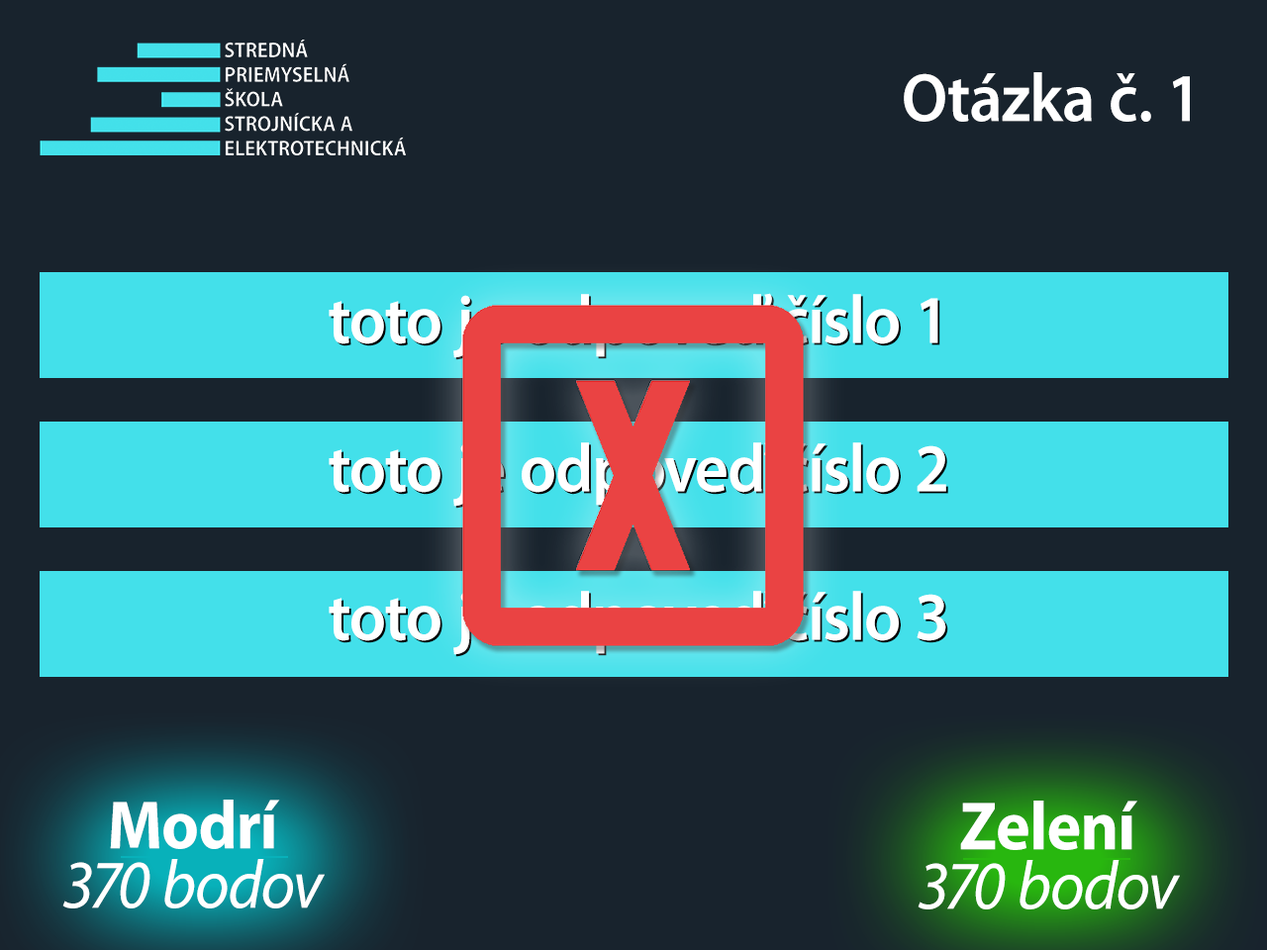
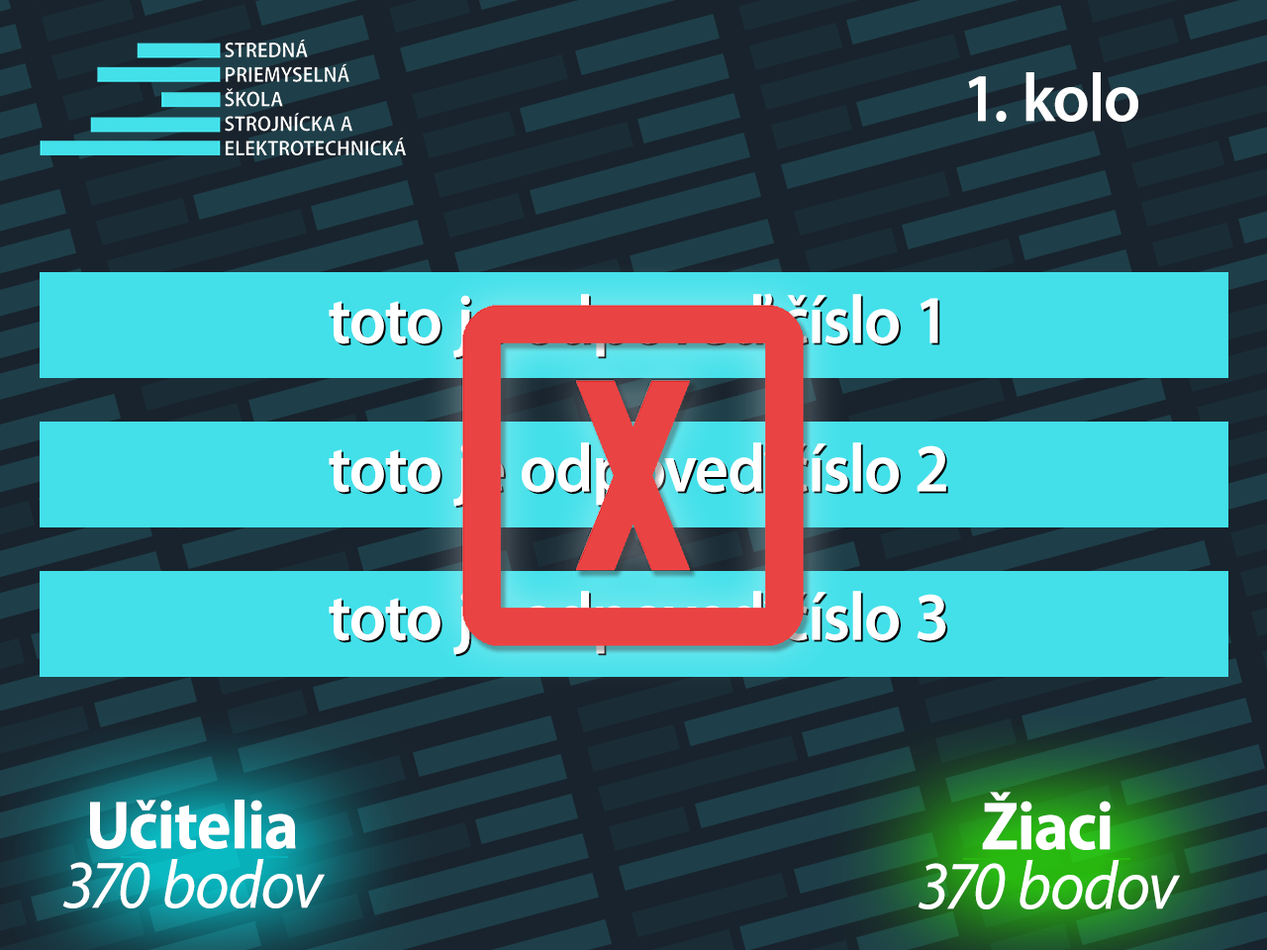
The second 1267×950 image is a revision of the first. Changes to its layers:
added group "Group 4 copy" with 305 layers above "Rectangle 1" over [0, 0, 1267, 950]
added group "Group 3 copy 4" with 60 layers in group "Group 4 copy" over [1086, 0, 1267, 670]
added group "Group 3 copy 3" with 60 layers in group "Group 4 copy" over [738, 0, 1267, 950]
added group "Group 2 copy 4" (2nd of 5, in "Group 4 copy" › "Group 3 copy 3") with 9 layers in group "Group 3 copy 3" over [903, 540, 1252, 803]
added group "Group 2 copy 3" (2nd of 5, in "Group 4 copy" › "Group 3 copy 3") with 9 layers in group "Group 3 copy 3" over [848, 378, 1198, 571]
added group "Group 2 copy 2" (2nd of 5, in "Group 4 copy" › "Group 3 copy 3") with 9 layers in group "Group 3 copy 3" over [793, 130, 1143, 394]
added group "Group 2 copy" (2nd of 5, in "Group 4 copy" › "Group 3 copy 3") with 9 layers in group "Group 3 copy 3" over [738, 0, 1088, 190]
added group "Group 3 copy 2" with 60 layers in group "Group 4 copy" over [388, 0, 959, 950]
added group "Group 2 copy 4" (3rd of 5, in "Group 4 copy" › "Group 3 copy 2") with 9 layers in group "Group 3 copy 2" over [576, 676, 926, 891]
added group "Group 2 copy 2" (3rd of 5, in "Group 4 copy" › "Group 3 copy 2") with 9 layers in group "Group 3 copy 2" over [467, 218, 817, 422]
added group "Group 2 copy" (3rd of 5, in "Group 4 copy" › "Group 3 copy 2") with 9 layers in group "Group 3 copy 2" over [411, 13, 762, 273]
added group "Group 3 copy" with 60 layers in group "Group 4 copy" over [36, 0, 612, 950]
added group "Group 2 copy 4" (4th of 5, in "Group 4 copy" › "Group 3 copy") with 9 layers in group "Group 3 copy" over [249, 715, 599, 950]
added group "Group 2 copy 3" (4th of 5, in "Group 4 copy" › "Group 3 copy") with 9 layers in group "Group 3 copy" over [194, 527, 545, 773]
added group "Group 3" with 60 layers in group "Group 4 copy" over [0, 0, 262, 950]
…and 188 more changes (185 added, 3 painted, 3 renamed)
